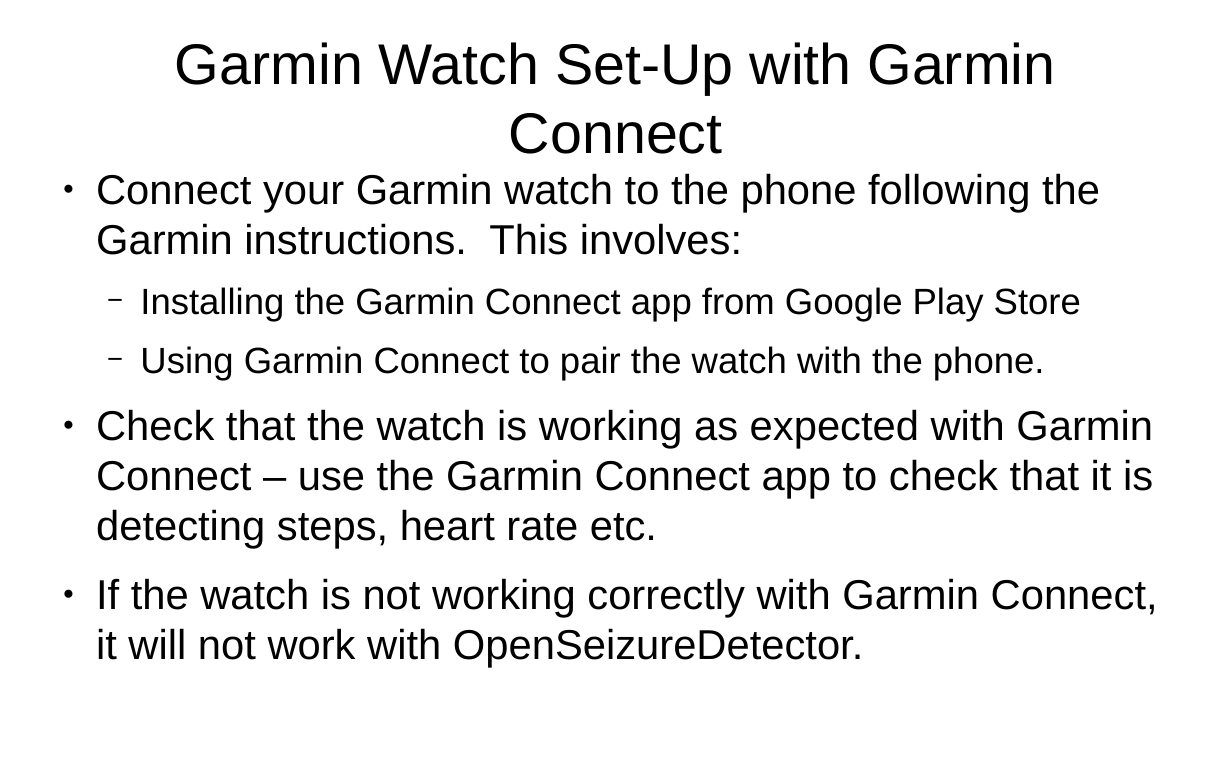
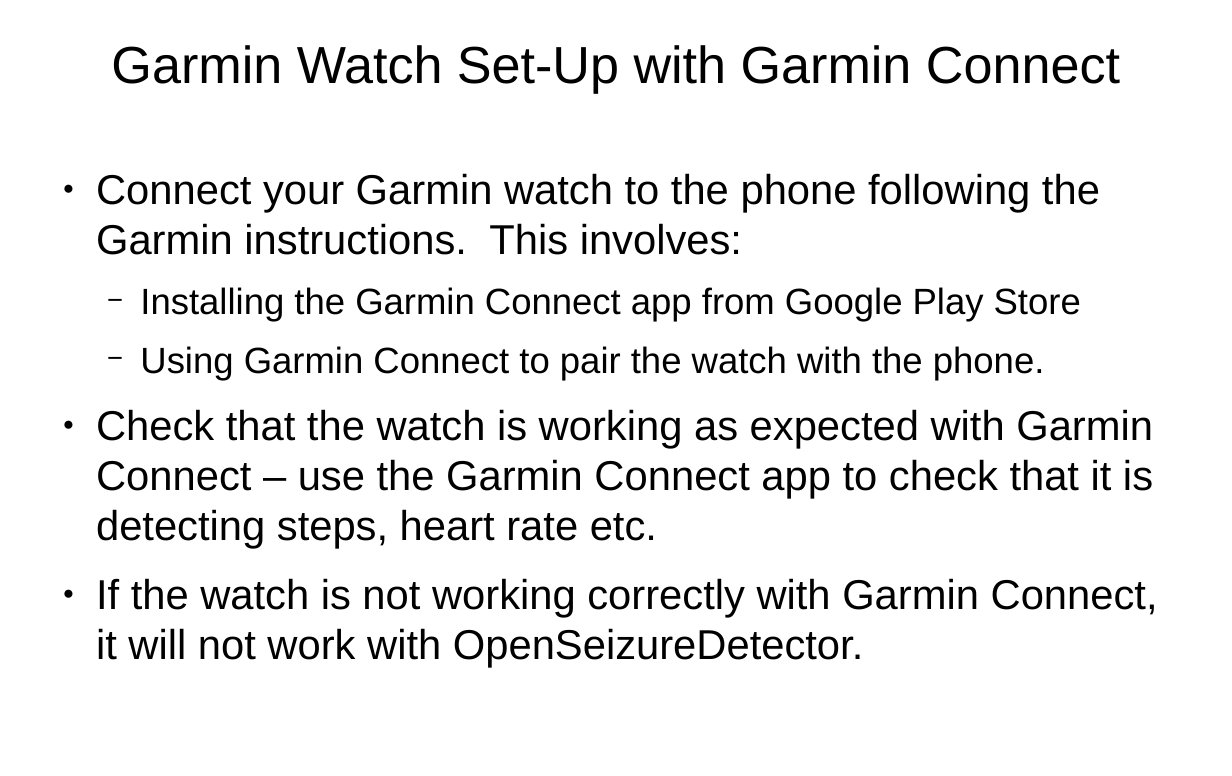
Before and after one commit to OpenSeizureDetector/Android_Pebble_SD, a slide deck: slide 12 of doc/Installation_Instructions_1C.pptx. Drawn at 1232x776 pixels with LibreOffice and Linux fonts; fonts in the diff are those of the drawing; background and template pictures are left out. Boxes give left, top, right and bottom in pixels: in the first picture for what was removed or moved away, otherwise in the second. Text is boxed around its words. In the diff, an @@ line names an element or a change of style, - is before the commit and + after.

```diff
--- a/doc/Installation_Instructions_1C.pptx
+++ b/doc/Installation_Instructions_1C.pptx
@@ text "Garmin Watch Set-Up with Garmin ..." at (x1=111, y1=45, x2=1120, y2=93): size 44 to 40 pt; vertical alignment middle to top @@
```
Also in this commit, not shown: 14 other slides changed, 2 slides added.
